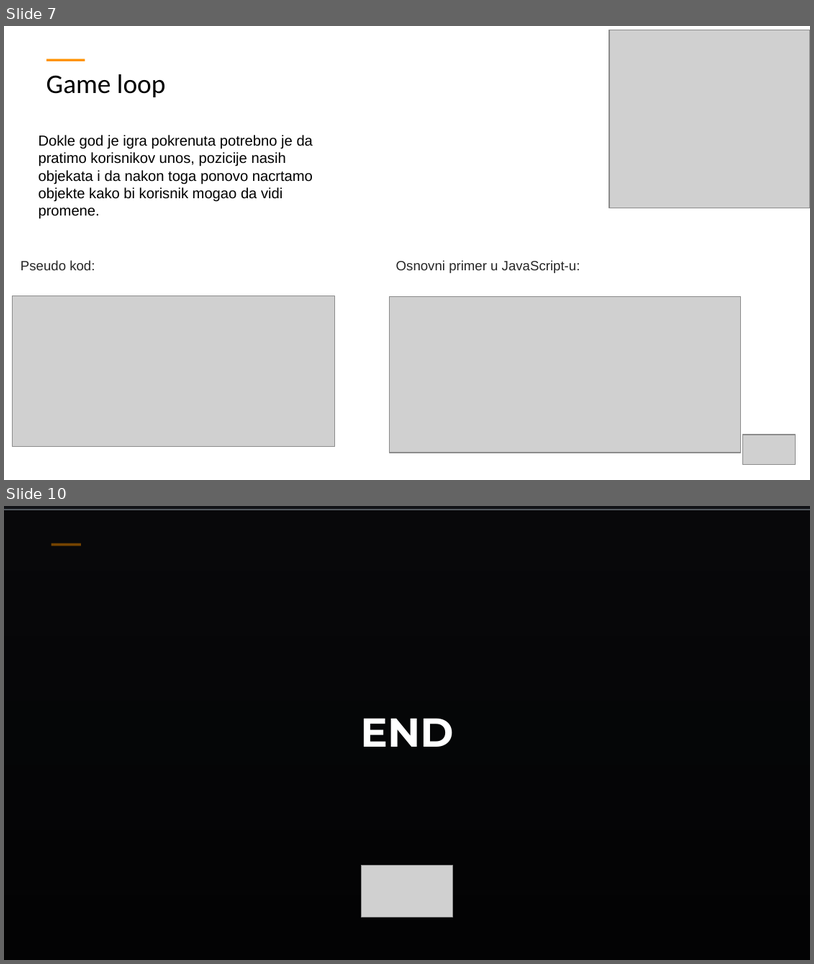
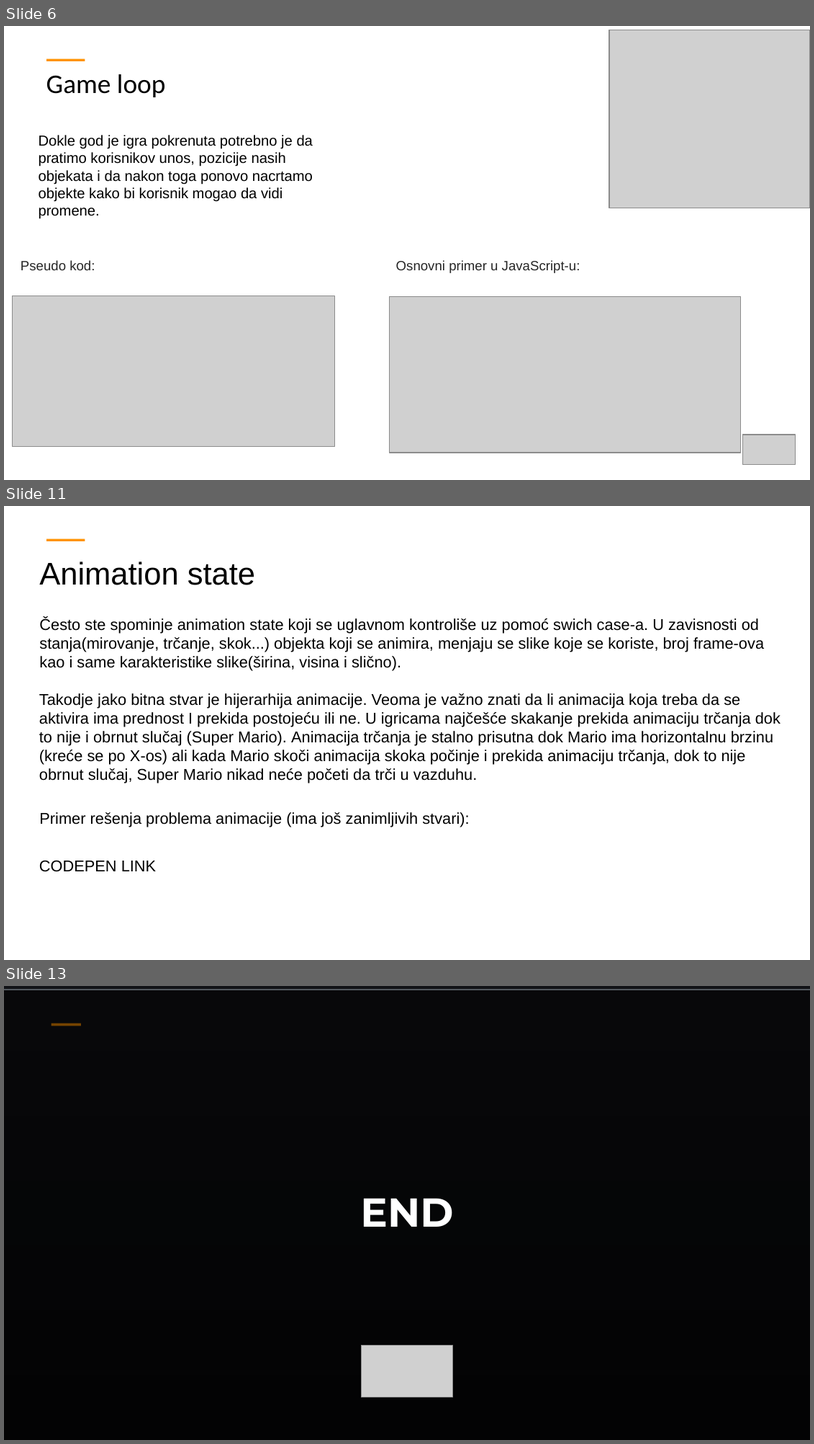
Before and after one commit to ObradovicZ/platformer, a slide deck: TemplateExample - white.pptx. Shown one above the other, each under a label of ours: slides 7 and 10 before the commit, slides 6, 11 and 13 after it; the slides between them are not shown. The pictures are 814x964 and 814x1444 pixels, drawn with LibreOffice and Linux fonts; fonts in the diff are those of the drawing; grey boxes stand for pictures; background and template pictures are left out. Boxes give left, top, right and bottom in pixels: in the first picture for what was removed or moved away, otherwise in the second. Text is boxed around its words. In the diff, an @@ line names an element or a change of style, - is before the commit and + after.

```diff
--- a/TemplateExample - white.pptx
+++ b/TemplateExample - white.pptx
@@ slide 11 added at [4, 506, 810, 960], background #FFFFFF; not listed: 1 template element that a slide beside it also shows @@
@@ title added at [39, 561, 255, 585], 28 pt, text #000000 @@
+Animation state
@@ text added at [39, 618, 764, 671], 14 pt, text #000000 @@
+Često ste spominje animation state koji se uglavnom kontroliše uz pomoć swich case-a. U zavisnosti od stanja(mirovanje, trčanje, skok...) objekta koji se animira, menjaju se slike koje se koriste, broj frame-ova kao i same karakteristike slike(širina, visina i slično).
@@ text added at [39, 693, 781, 783], 14 pt, text #000000 @@
+Takodje jako bitna stvar je hijerarhija animacije. Veoma je važno znati da li animacija koja treba da se aktivira ima prednost I prekida postojeću ili ne. U igricama najčešće skakanje prekida animaciju trčanja dok to nije i obrnut slučaj (Super Mario). Animacija trčanja je stalno prisutna dok Mario ima horizontalnu brzinu (kreće se po X-os) ali kada Mario skoči animacija skoka počinje i prekida animaciju trčanja, dok to nije obrnut slučaj, Super Mario nikad neće početi da trči u vazduhu.
@@ text added at [39, 812, 469, 826], 14 pt, text #000000 @@
+Primer rešenja problema animacije (ima još zanimljivih stvari):
@@ text added at [39, 860, 156, 872], 14 pt, text #000000 @@
+CODEPEN LINK
@@ what was slide 7 is now slide 6 @@
@@ what was slide 10 is now slide 13 @@
```
Also in this commit, not shown: 2 slides changed, 4 other slides added, 2 slides removed.
